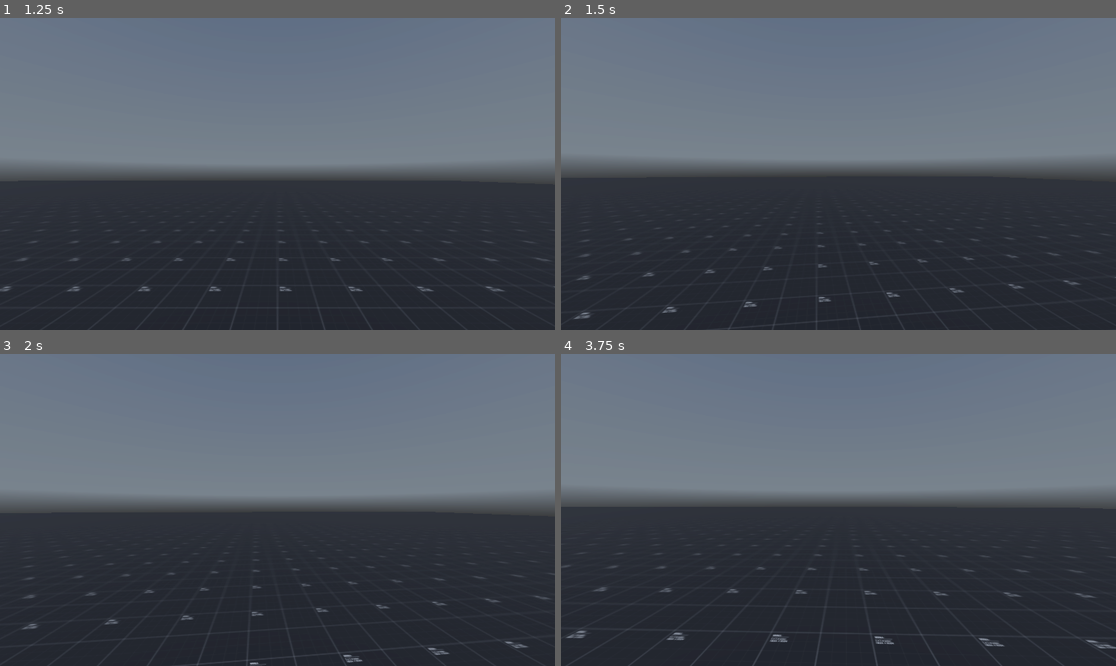
Above: before the commit, frames 1-4 (two rows, left to right).
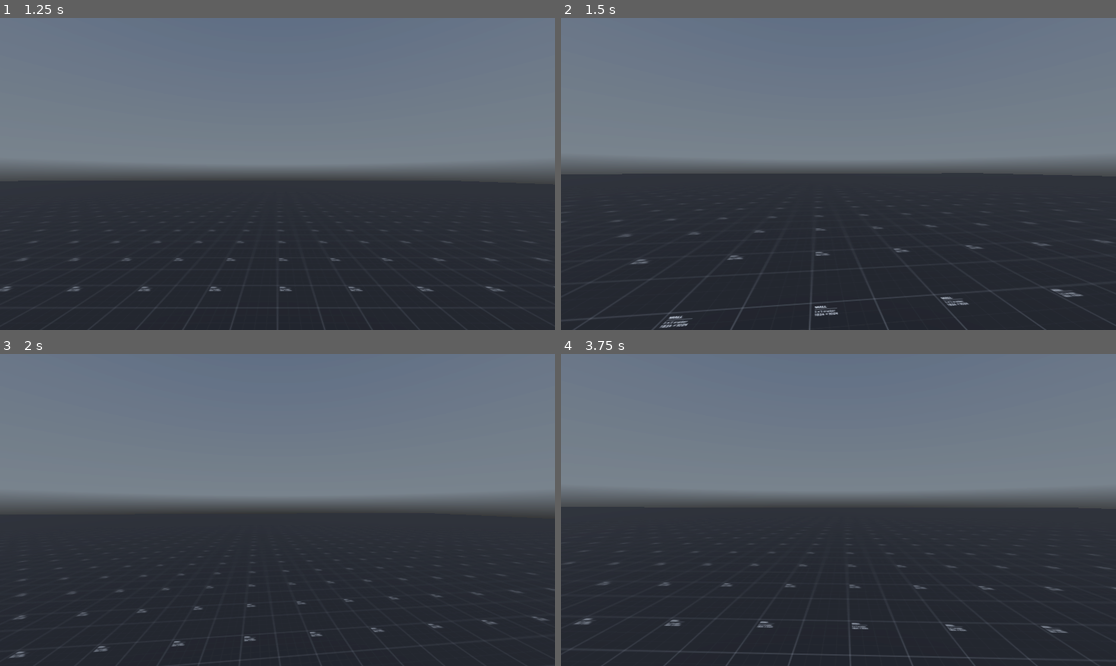
Above: after the commit, the same moments.

Repository: BreadDemon/Schmovement
Game: Godot game, scene res://nodes/game_menu.tscn
The game is run twice, just before and just after one commit, with the same random seed, the same clock (stepped at 60 frames per second) and the same inputs. A sky picture missing from this copy of the repository is replaced by a grey-blue gradient.
Inputs (mouse positions are in pixels of both pictures, inside the frame that each line leads up to):
- Up to frame 1 (1.25 s): click "Play" at 0.5 s
- Up to frame 2 (1.5 s): tap Enter (ui_accept) at 1.25 s; move the mouse to (866, 174) at 1.27 s; hold W (forward) from 1.28 s (still down); hold Ctrl (Crouch) from 1.28 s (still down)
- Up to frame 3 (2 s): keep holding W (forward); keep holding Ctrl (Crouch); tap Space (Jump, bound only after the commit) at 1.52, 1.82 s; tap Enter (ui_accept) at 1.55 s
- Up to frame 4 (3.75 s): keep holding W (forward); move the mouse to (810, 510) at 2.02 s; release Ctrl (Crouch) at 2.03 s; tap Enter (ui_accept) at 2.1 s; tap Space (Jump, bound only after the commit) at 2.27, 2.3, 2.57, 2.85 s; move the mouse to (849, 503) at 2.77 s; hold Ctrl (Crouch) 2.78-3.53 s; move the mouse to (832, 516) at 3.52 s; tap Ctrl (Crouch) at 3.6 s

Frame 1 is identical in both runs. In frame 2, 1.2% of the frame differs, in the area x 0-100%, y 60-100%; in frame 3, 0.8%; in frame 4, 1.4%, in the area x 0-100%, y 59-100%.

Commit message:
Cleaned up movement script, removed icon file

Diff:
--- a/src/icon.svg
+++ /dev/null
@@ -1 +0,0 @@
-<svg height="128" width="128" xmlns="http://www.w3.org/2000/svg"><rect x="2" y="2" width="124" height="124" rx="14" fill="#363d52" stroke="#212532" stroke-width="4"/><g transform="scale(.101) translate(122 122)"><g fill="#fff"><path d="M105 673v33q407 354 814 0v-33z"/><path d="m105 673 152 14q12 1 15 14l4 67 132 10 8-61q2-11 15-15h162q13 4 15 15l8 61 132-10 4-67q3-13 15-14l152-14V427q30-39 56-81-35-59-83-108-43 20-82 47-40-37-88-64 7-51 8-102-59-28-123-42-26 43-46 89-49-7-98 0-20-46-46-89-64 14-123 42 1 51 8 102-48 27-88 64-39-27-82-47-48 49-83 108 26 42 56 81zm0 33v39c0 276 813 276 814 0v-39l-134 12-5 69q-2 10-14 13l-162 11q-12 0-16-11l-10-65H446l-10 65q-4 11-16 11l-162-11q-12-3-14-13l-5-69z" fill="#478cbf"/><path d="M483 600c0 34 58 34 58 0v-86c0-34-58-34-58 0z"/><circle cx="725" cy="526" r="90"/><circle cx="299" cy="526" r="90"/></g><g fill="#414042"><circle cx="307" cy="532" r="60"/><circle cx="717" cy="532" r="60"/></g></g></svg>
--- a/src/project.godot
+++ b/src/project.godot
@@ -14,6 +14,10 @@
 run/main_scene="res://nodes/game_menu.tscn"
 config/features=PackedStringArray("4.2", "Forward Plus")
 config/icon="res://icon.svg"
+
+[editor_plugins]
+
+enabled=PackedStringArray()
 
 [input]
 
@@ -47,3 +51,8 @@
 "events": [Object(InputEventKey,"resource_local_to_scene":false,"resource_name":"","device":-1,"window_id":0,"alt_press …(182 unchanged characters)…
 ]
 }
+Jump={
+"deadzone": 0.5,
+"events": [Object(InputEventKey,"resource_local_to_scene":false,"resource_name":"","device":-1,"window_id":0,"alt_pressed":false,"shift_pressed":false,"ctrl_pressed":false,"meta_pressed":false,"pressed":false,"keycode":0,"physical_keycode":32,"key_label":0,"unicode":32,"echo":false,"script":null)
+]
+}
--- a/src/scripts/player.gd
+++ b/src/scripts/player.gd
@@ -1,40 +1,44 @@
 extends CharacterBody3D
 
+# Gravity
+var gravity = ProjectSettings.get_setting("physics/3d/default_gravity")
+
+# Player Objects
 @onready var standing = $Standing
 @onready var crouching = $Crouching
 @onready var ray_cast_3d = $RayCast3D
+@onready var neck := $Neck
+@onready var camera := $Neck/Camera3D
 
+# Speed vars
 var current_speed = 5.0
-
 @export var walking_speed = 5.0
 @export var sprinting_speed = 7.0
 @export var crouched_speed = 3.0
-
 @export var jump_velocity = 4.5
 
-@export var mouse_sensitivity = 0.1
-
+# State vars
 var walking_state = false
 var crouching_state = false
 var running_state = false
 var sliding_state = false
 
+# Slide vars
 var sliding_timer = 0.0
 var sliding_timer_max = 1.0
 var slide_vector = Vector2.ZERO
 var slide_speed = 5
 
+# Crouch vars
 @export var crouching_depth = -0.75
-
-# Get the gravity from the project settings to be synced with RigidBody nodes.
-var gravity = ProjectSettings.get_setting("physics/3d/default_gravity")
-
-@onready var neck := $Neck
-@onready var camera := $Neck/Camera3D
-
 @export var crouch_lerp = 8.0
 @export var lerp_accel = 15.0
+
+# Direction
 var direction = Vector3.ZERO
+
+# Mouse vars
+@export var mouse_sensitivity = 0.1
 
 func _ready():
 	Input.set_mouse_mode(Input.MOUSE_MODE_CAPTURED)
@@ -54,26 +58,23 @@
 func _physics_process(delta):
 	var input_dir = Input.get_vector("left", "right", "forward", "back")
 
-	if Input.is_action_pressed("Crouch") or sliding_state and is_on_floor():
-		current_speed = crouched_speed
+	if Input.is_action_pressed("Crouch") or sliding_state:
 		neck.position.y = lerp(neck.position.y, 0.65 + crouching_depth, delta * crouch_lerp)
 		standing.disabled = true
 		crouching.disabled = false
 		crouching_state = true
-		if running_state and input_dir != Vector2.ZERO:
-			sliding_state = true
-			sliding_timer = sliding_timer_max
-			slide_vector = input_dir
-			print("Slide begin")
 		walking_state = false
-		running_state = false
-	elif Input.is_action_pressed("Crouch"):
-		neck.position.y = lerp(neck.position.y, 0.65 + crouching_depth, delta * crouch_lerp)
-		standing.disabled = true;
-		crouching.disabled = false;
-		crouching_state = true
-		walking_state = false
-		running_state = false
+		if is_on_floor():
+			if running_state and input_dir != Vector2.ZERO:
+				running_state = false
+				sliding_state = true
+				sliding_timer = sliding_timer_max
+				slide_vector = input_dir
+				print("Slide begin")
+			else:
+				running_state = false
+				current_speed = crouched_speed
+	# If not inside an object else keep last state
 	elif !ray_cast_3d.is_colliding():
 		standing.disabled = false;
 		crouching.disabled = true;
@@ -89,38 +90,38 @@
 			walking_state = true
 			running_state = false
 
+	# Handle jump.
+	if Input.is_action_just_pressed("Jump") and is_on_floor():
+		velocity.y = jump_velocity
+
+	# Handle slide timer and camera tilt
 	if sliding_state:
 		sliding_timer -= delta
 		camera.rotation.z = lerp(camera.rotation.z, -deg_to_rad(3.0), delta * lerp_accel)
+		direction = (neck.transform.basis * Vector3(slide_vector.x, 0, slide_vector.y)).normalized()
+		current_speed = (sliding_timer+1) * slide_speed
 		if sliding_timer <= 0:
 			camera.rotation.z = lerp(camera.rotation.z, -deg_to_rad(-9.0), delta * lerp_accel)
 			sliding_state = false
 			print("Slide end")
 
-	# Add the gravity.
-	if not is_on_floor():
-		velocity.y -= gravity * delta
-
-	# Handle jump.
-	if Input.is_action_just_pressed("ui_accept") and is_on_floor():
-		velocity.y = jump_velocity
-
+	# Make movement direction the direction the player is looking at
 	direction = lerp(direction, (neck.transform.basis * Vector3(input_dir.x, 0, input_dir.y)).normalized(), delta * lerp_accel)
 
-	if sliding_state:
-		direction = (neck.transform.basis * Vector3(slide_vector.x, 0, slide_vector.y)).normalized()
-
+	# Check if the player is on ground and applies the movement speed
+	# if not moving it slows down to a stop gradually
+	# if on air applies a lerp for inertia
 	if is_on_floor():
 		if direction:
 			velocity.x = direction.x * current_speed
 			velocity.z = direction.z * current_speed
-			if sliding_state:
-				velocity.x = direction.x * (sliding_timer+1) * slide_speed
-				velocity.z = direction.z * (sliding_timer+1) * slide_speed
 		else:
 			velocity.x = move_toward(velocity.x, 0, current_speed)
 			velocity.z = move_toward(velocity.z, 0, current_speed)
 	else:
+		velocity.y -= gravity * delta
 		velocity.x = lerp(velocity.x, direction.x * current_speed, delta * 2.0)
 		velocity.z = lerp(velocity.z, direction.z * current_speed, delta * 2.0)
+
+	# Moves
 	move_and_slide()
Not shown, removed: src/icon.svg.import
